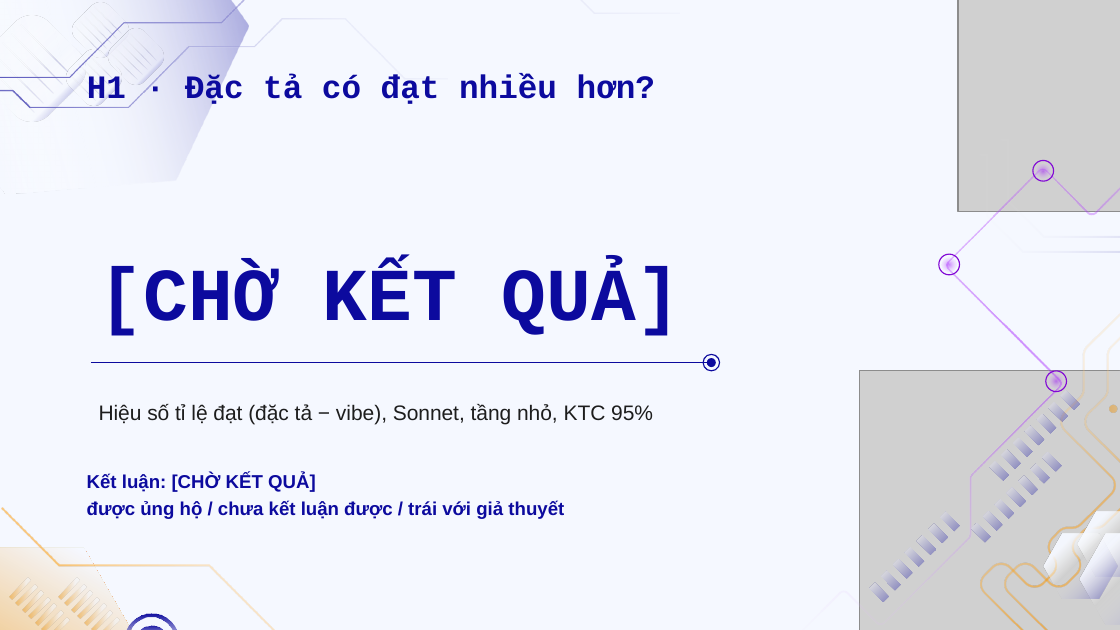
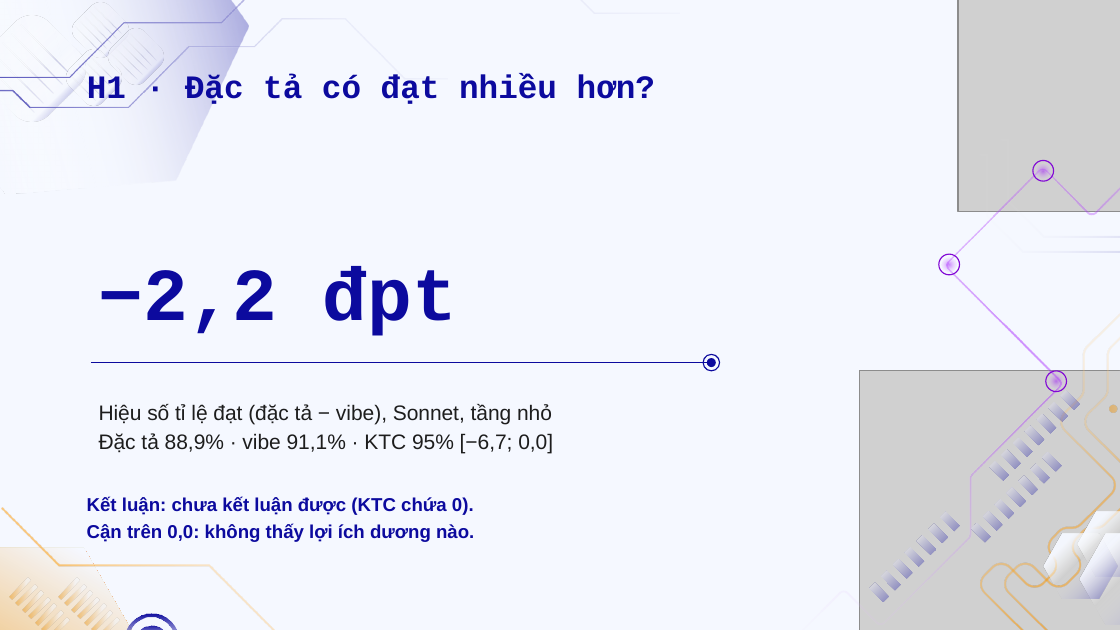
Before and after one commit to doanan293/vipharmind-ai-sdlc-study, a slide deck: slide 15 of docs/presentation/vipharmind-slides.pptx (slide 14 before the commit). Drawn at 1120x630 pixels with LibreOffice and Linux fonts; fonts in the diff are those of the drawing; grey boxes stand for pictures; background and template pictures are left out. Boxes give left, top, right and bottom in pixels: in the first picture for what was removed or moved away, otherwise in the second. Text is boxed around its words. In the diff, an @@ line names an element or a change of style, - is before the commit and + after.

```diff
--- a/docs/presentation/vipharmind-slides.pptx
+++ b/docs/presentation/vipharmind-slides.pptx
@@ text at bbox=[99, 266, 457, 336]: text changed @@
-[CHỜ KẾT QUẢ]
+−2,2 đpt
@@ text at bbox=[99, 404, 553, 454]: text changed @@
-Hiệu số tỉ lệ đạt (đặc tả − vibe), Sonnet, tầng nhỏ, KTC 95%
+Hiệu số tỉ lệ đạt (đặc tả − vibe), Sonnet, tầng nhỏ
+Đặc tả 88,9% · vibe 91,1% · KTC 95% [−6,7; 0,0]
@@ text at bbox=[87, 497, 474, 542]: text changed @@
-Kết luận: [CHỜ KẾT QUẢ]
-được ủng hộ / chưa kết luận được / trái với giả thuyết
+Kết luận: chưa kết luận được (KTC chứa 0).
+Cận trên 0,0: không thấy lợi ích dương nào.
```
Also in this commit, not shown: 9 other slides changed, 3 slides added, 1 slide removed, 4 other files.
